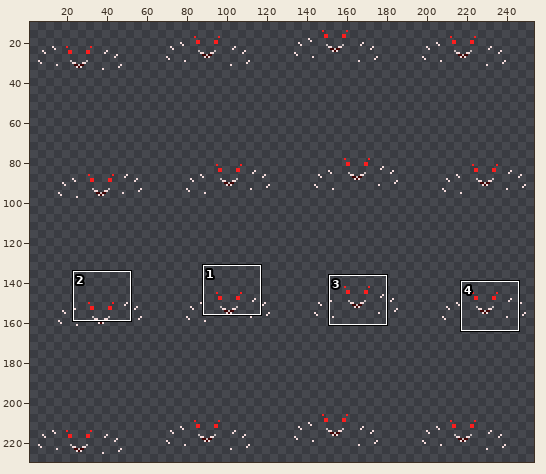
Edited in one commit: sprite sheet (Resources/Textures/Mobs/Aliens/Carps/dragon.rsi/alive-unshaded.png). The picture above shows the old version from afar; the outline marks the close-up.
Close-up. First the earlier version:
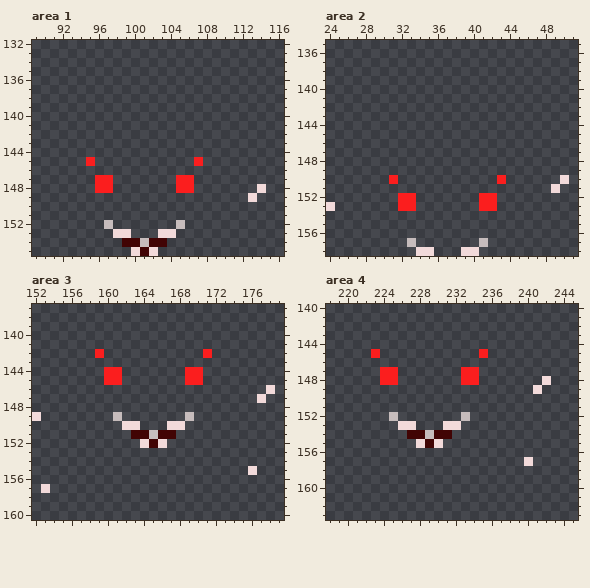
The file is 256x256 pixels. Shown: area 1: x 89..116, y 132..155; area 2: x 24..51, y 135..158; area 3: x 152..179, y 137..160; area 4: x 218..245, y 140..163. The wide view leaves out empty margins. The commit also changed other parts of the picture, which this record leaves out.
And afterwards:
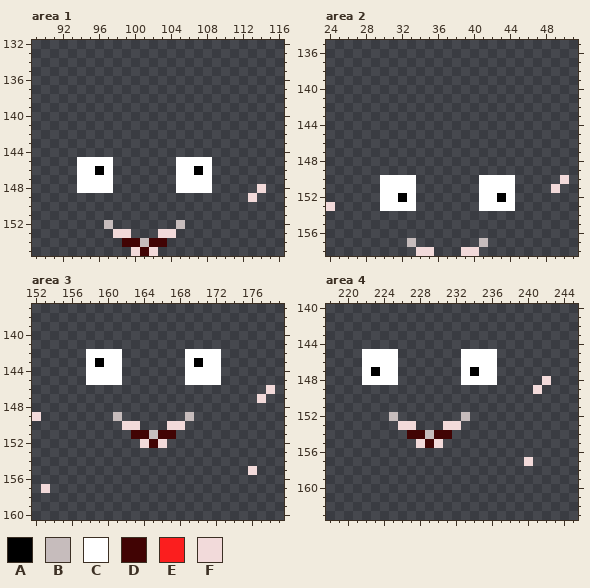
Palette (. is transparent): A #000000  B #c6bcbc  C #ffffff  D #410404  E #fb1e1e  F #f2dada
What changed:
Changed rows in their new state; - is an unchanged pixel.
Area 1:
first column x 94:
145 CCCC-------CCCC
146 CCAC-------CCAC
147 CCCC-------CCCC
148 CCCC-------CCCC
Area 2:
first column x 30:
150 CCCC-------CCCC
151 CCCC-------CCCC
152 CCAC-------CCAC
153 CCCC-------CCCC
Area 3:
first column x 158:
142 CCCC-------CCCC
143 CACC-------CACC
144 CCCC-------CCCC
145 CCCC-------CCCC
Area 4:
first column x 222:
145 CCCC-------CCCC
146 CCCC-------CCCC
147 CACC-------CACC
148 CCCC-------CCCC
